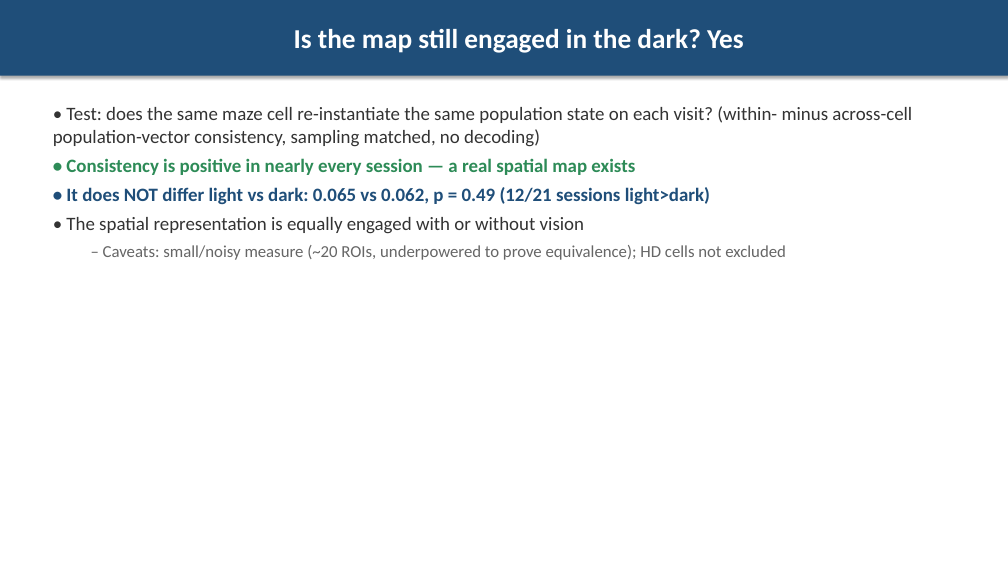
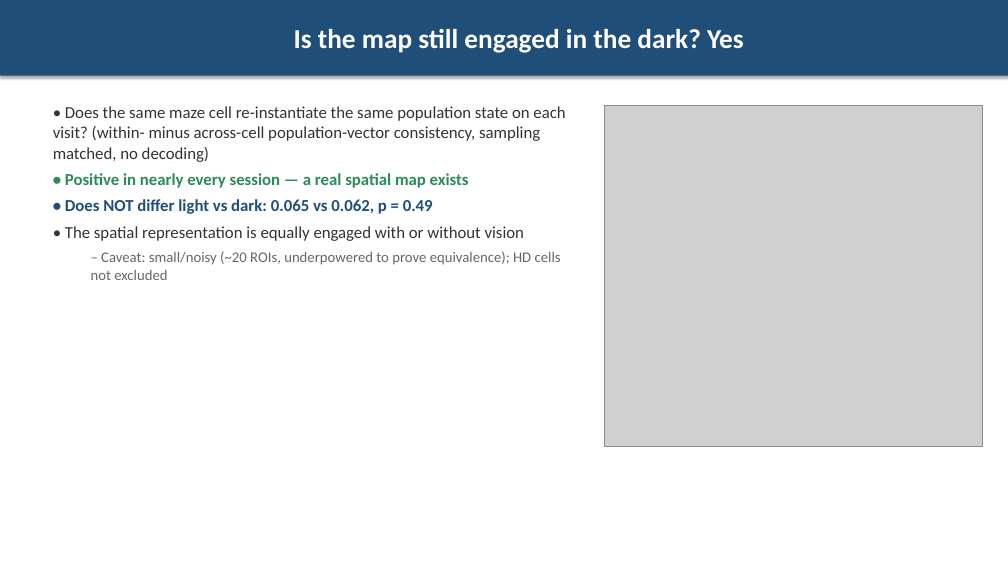
Before and after one commit to chaplinta/hm2p, a slide deck: slide 10 of docs/manuscripts/results-summary-deck.pptx. Drawn at 1008x567 pixels with LibreOffice and Linux fonts; fonts in the diff are those of the drawing; grey boxes stand for pictures. Boxes give left, top, right and bottom in pixels: in the first picture for what was removed or moved away, otherwise in the second. Text is boxed around its words. In the diff, an @@ line names an element or a change of style, - is before the commit and + after.

```diff
--- a/docs/manuscripts/results-summary-deck.pptx
+++ b/docs/manuscripts/results-summary-deck.pptx
@@ text at (53,106,565,214): text changed; size 18 to 16 pt @@
-• Test: does the same maze cell re-instantiate the same population state on each visit? (within- minus across-cell population-vector consistency, sampling matched, no decoding)
-• Consistency is positive in nearly every session — a real spatial map exists
-• It does NOT differ light vs dark: 0.065 vs 0.062, p = 0.49 (12/21 sessions light>dark)
+• Does the same maze cell re-instantiate the same population state on each visit? (within- minus across-cell population-vector consistency, sampling matched, no decoding)
+• Positive in nearly every session — a real spatial map exists
+• Does NOT differ light vs dark: 0.065 vs 0.062, p = 0.49
@@ picture added at (605,106,983,446) @@
@@ text at (65,226,524,241): size 18 to 16 pt in "• The spatial representation is equally engaged ..." @@
@@ text at (91,251,561,280): text changed; size 16 to 14 pt @@
-  – Caveats: small/noisy measure (~20 ROIs, underpowered to prove equivalence); HD cells not excluded
+  – Caveat: small/noisy (~20 ROIs, underpowered to prove equivalence); HD cells not excluded
```
Also in this commit, not shown: 3 other slides changed, 6 other files.
